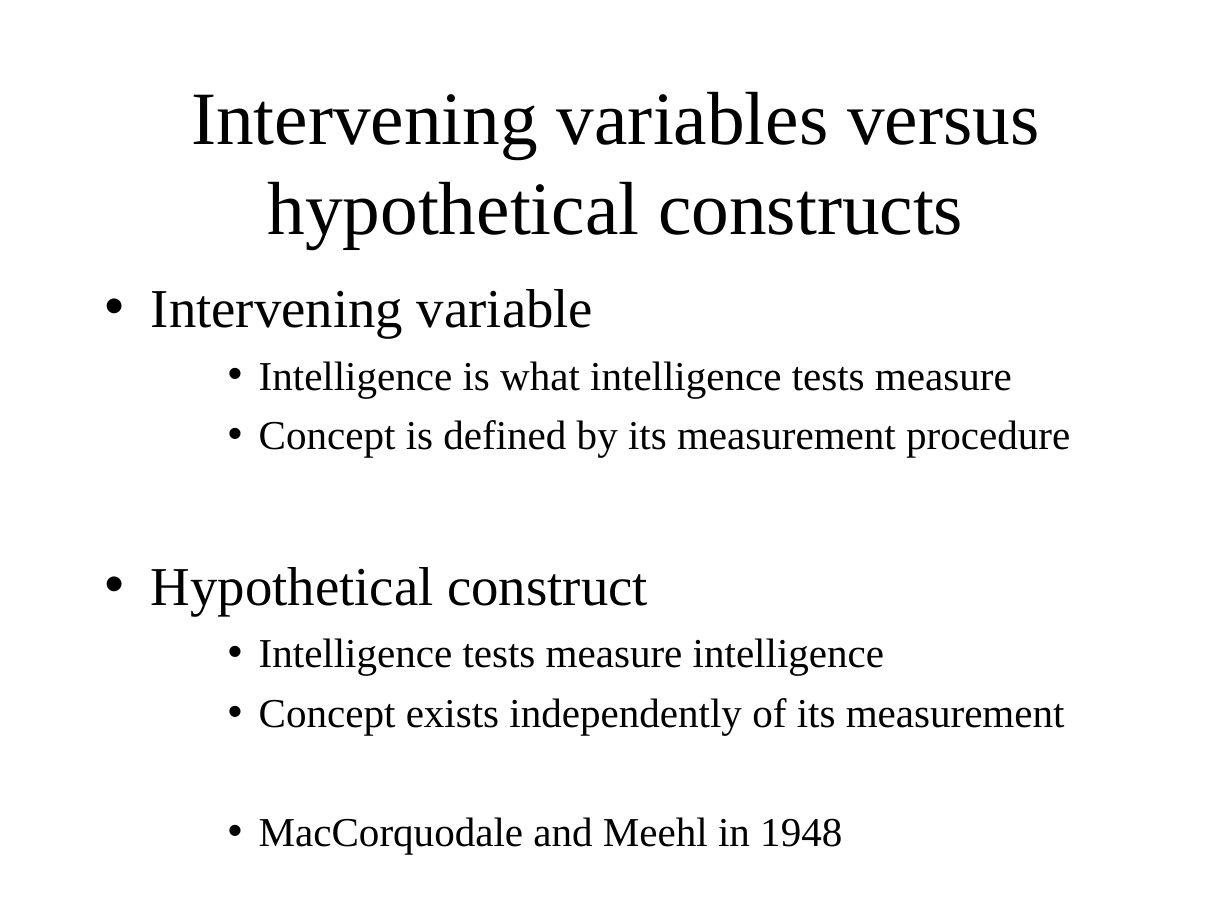
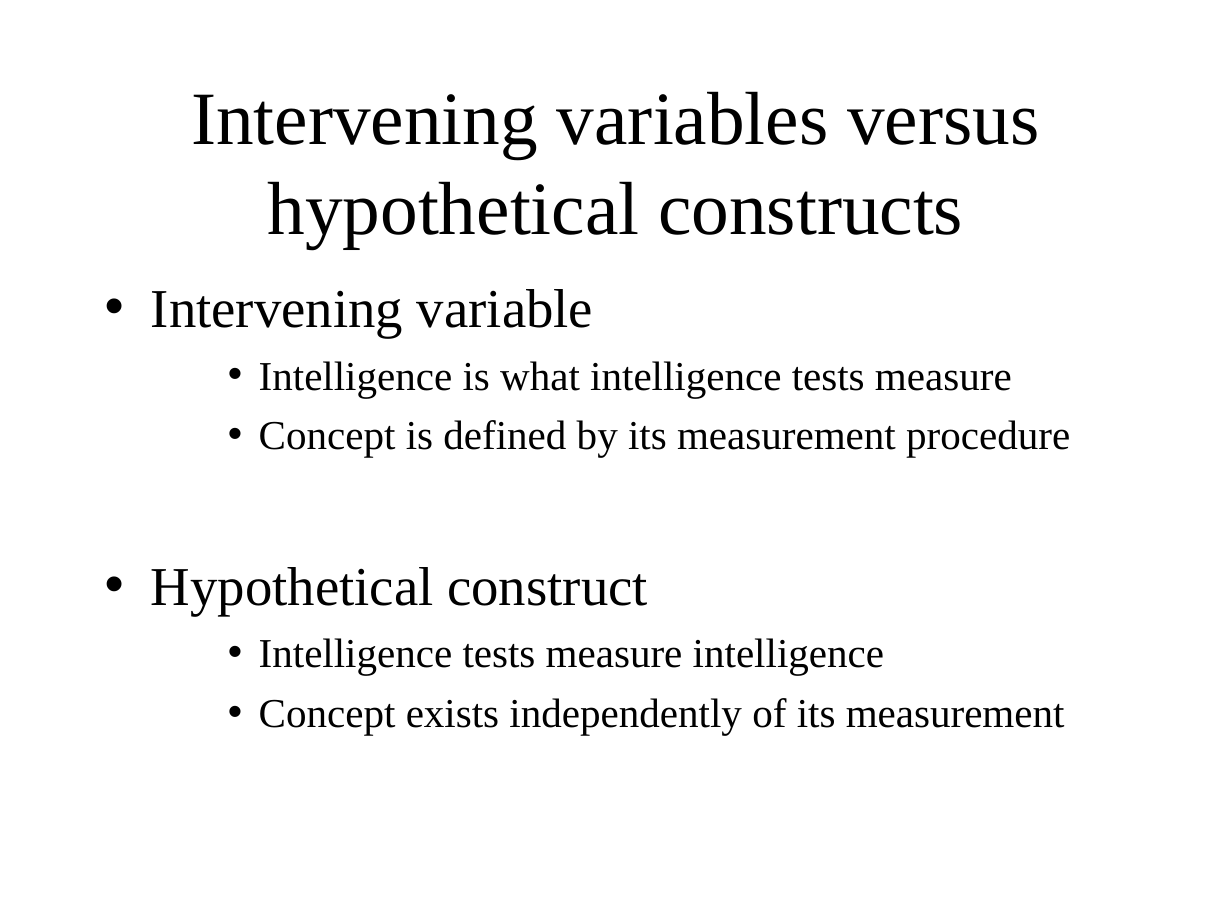
Before and after one commit to ajwills72/critical-thinking, a slide deck: slide 23 of src/behaviourism.odp (slide 28 before the commit). Drawn at 1232x924 pixels with LibreOffice and Linux fonts; fonts in the diff are those of the drawing. Boxes give left, top, right and bottom in pixels: in the first picture for what was removed or moved away, otherwise in the second. Text is boxed around its words. In the diff, an @@ line names an element or a change of style, - is before the commit and + after.

```diff
--- a/src/behaviourism.odp
+++ b/src/behaviourism.odp
@@ text at bbox=[259, 817, 842, 854]: paragraph removed @@
-    • MacCorquodale and Meehl in 1948
```
Also in this commit, not shown: 8 other slides changed, 7 slides removed, 1 other file.
